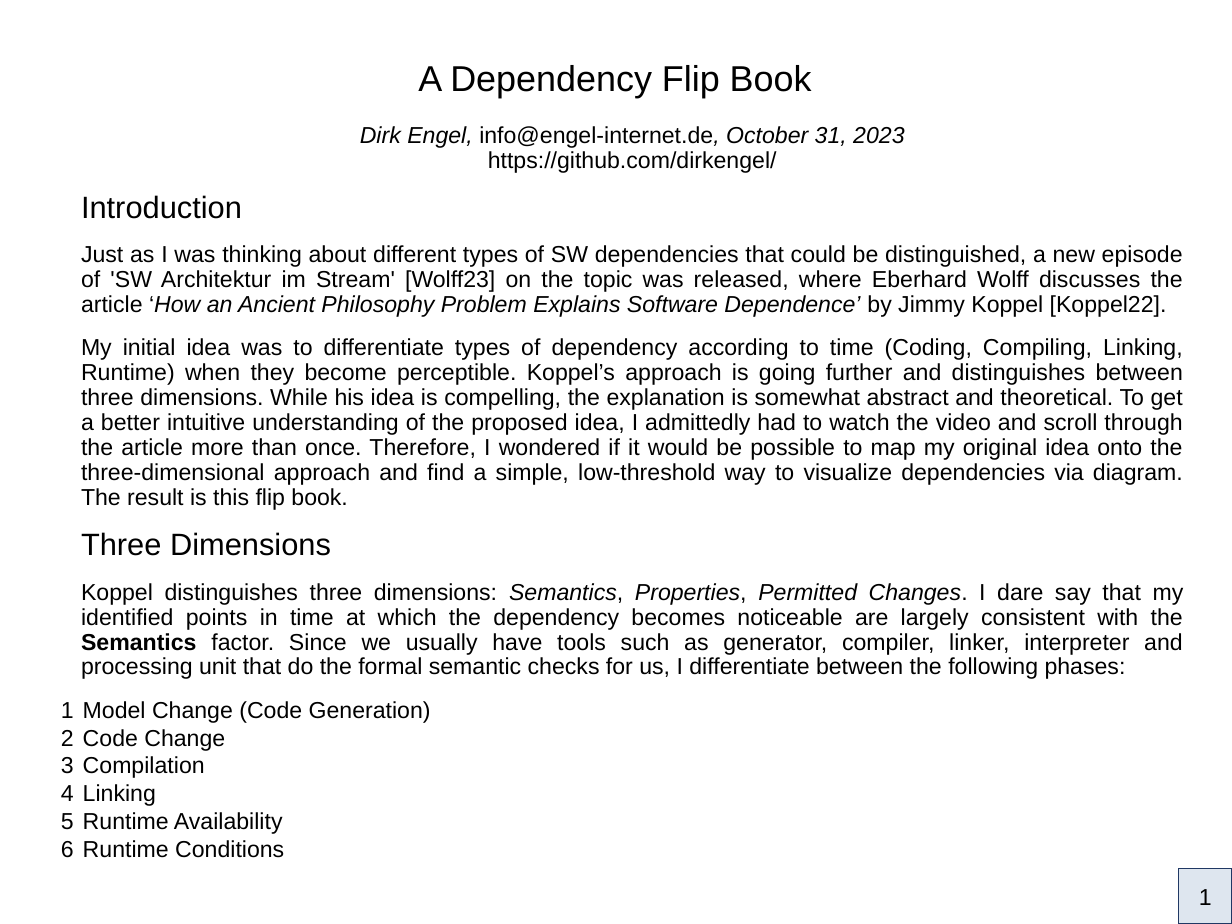
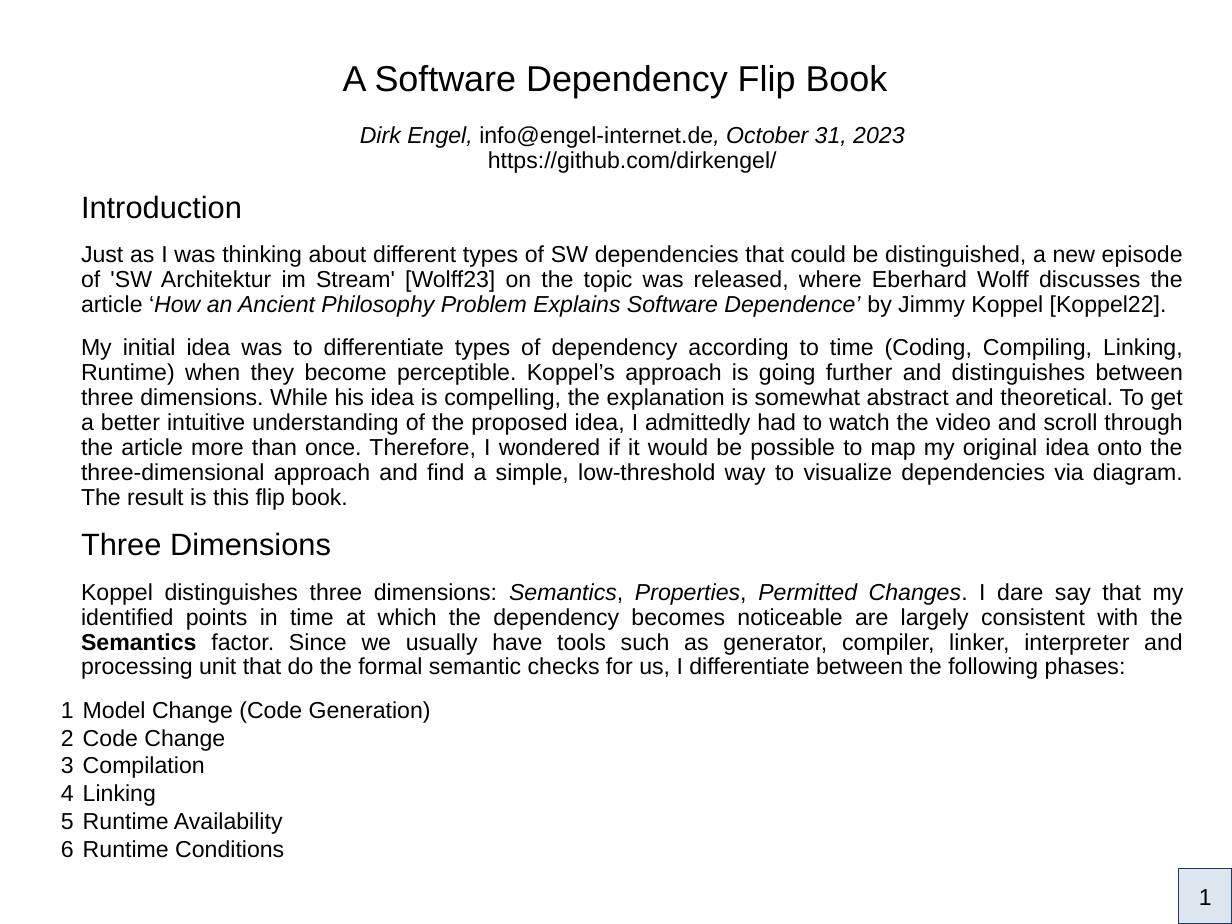
Before and after one commit to dirkengel/articles, a slide deck: slide 1 of ADependencyFlipBook.odp. Drawn at 1232x924 pixels with LibreOffice and Linux fonts; fonts in the diff are those of the drawing. Boxes give left, top, right and bottom in pixels: in the first picture for what was removed or moved away, otherwise in the second. Text is boxed around its words. In the diff, an @@ line names an element or a change of style, - is before the commit and + after.

```diff
--- a/ADependencyFlipBook.odp
+++ b/ADependencyFlipBook.odp
@@ text at [343, 65, 888, 98]: text changed @@
-A Dependency Flip Book
+A Software Dependency Flip Book
```
Also in this commit, not shown: 1 other file.
